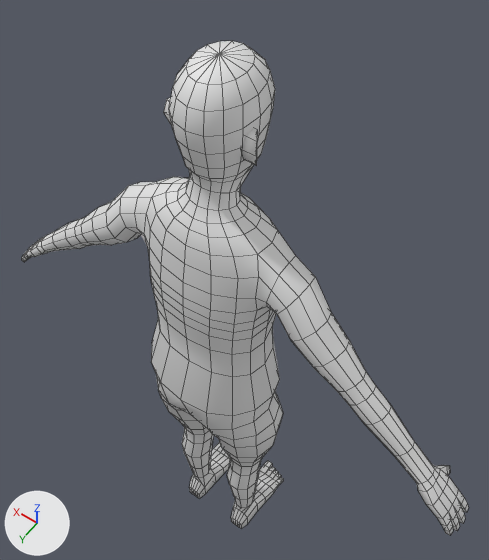
An edit to the Blender file assets/models/human_elder_female/human_elder_female.blend, drawn before and after from the same camera.
Before and after are seen from a camera (50 mm lens) standing at (-0.501, 0.593, 2.102) and looking at (0.043, -0.169, 0.905). The axes (+X, +Y, +Z) are drawn at lower left. The lights are the same throughout. The older version comes first. Mesh edges are drawn as thin lines.

In view in the first picture: 'Body'.
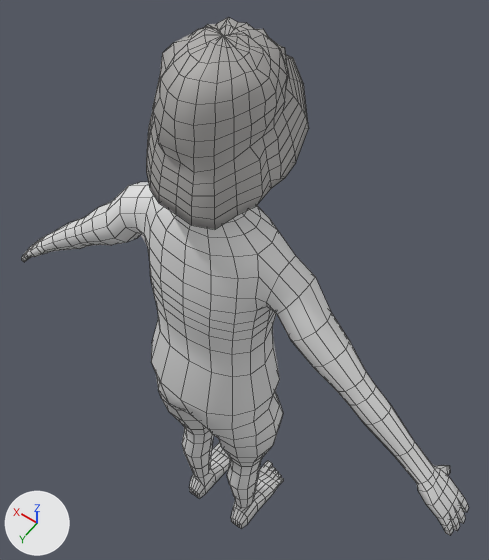
What differs and where, as boxes [x1, y1, x2, y2] in the pictures (489 x 560 px):
'Hair_curly_grey', added
    after: [146, 17, 309, 230]

Edits to the bpy script that builds the scene:
```text
Add mat_hairgrey:
    mat_hairgrey = principled_material('HairGrey')
    mat_hairgrey.base_color = (0.42, 0.41, 0.4)  # grey #adacaa
    mat_hairgrey.roughness = 0.6
Add me_hair_curly_grey:
    me_hair_curly_grey.from_pydata(...)  # 481 vertices, 480 faces; spans x -0.114..0.119, y -0.156..0.076, z 1.347..1.592
    me_hair_curly_grey.polygons.foreach_set('use_smooth', [True] * 480)
    me_hair_curly_grey.materials.append(mat_hairgrey)  # grey #adacaa
Add ob_hair_curly_grey:
    ob_hair_curly_grey = bpy.data.objects.new('Hair_curly_grey', me_hair_curly_grey)
    ob_hair_curly_grey.location = (0.0, 0.0, 0.0)
```
